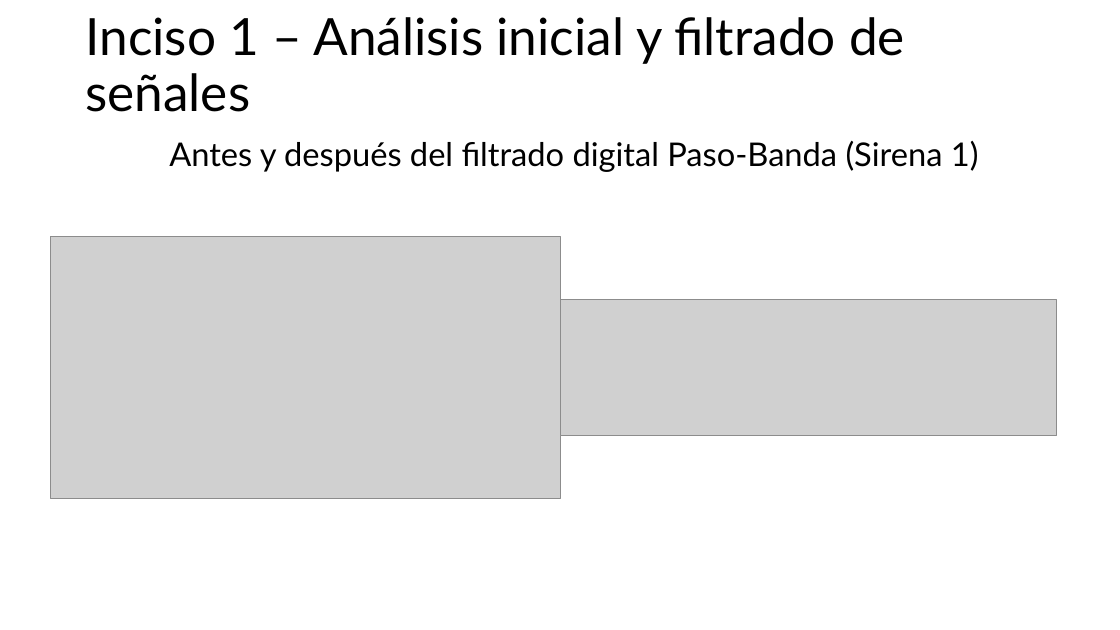
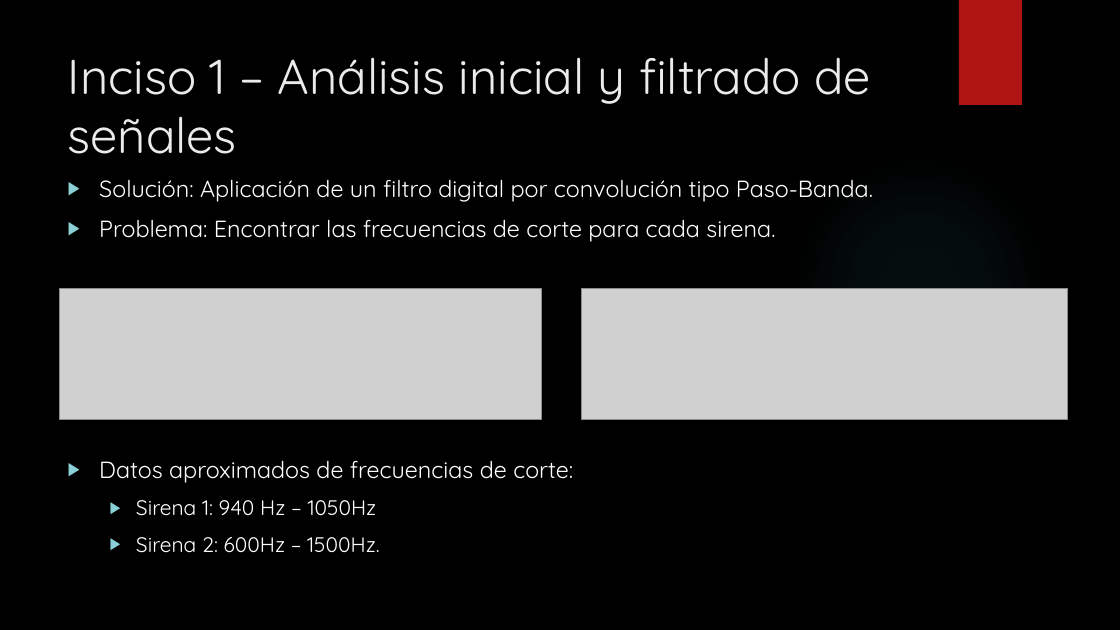
Before and after one commit to pabloDLQ/tp1-analisis-numerico, a slide deck: slide 4 of Presentación/Propuesta TP1 Análisis Numérico.pptx. Drawn at 1120x630 pixels with LibreOffice and Linux fonts; fonts in the diff are those of the drawing; grey boxes stand for pictures; background and template pictures are left out. Boxes give left, top, right and bottom in pixels: in the first picture for what was removed or moved away, otherwise in the second. Text is boxed around its words. In the diff, an @@ line names an element or a change of style, - is before the commit and + after.

Commit message:
Add FFT images, PDFs; remove analizar_item2.py
Replace original siren images with FFT versions, add deliverable and presentation PDFs, and update presentation assets. Changes include: modified Entregable.docx and added Entregable.pdf; removed Imagenes/Sirena1_Original.png and Imagenes/Sirena2_Original.png and added Sirena1_Originalfft.png and Sirena2_Originalfft.png; added Presentación/Guion.docx and Presentación/Guion.pdf; updated Presentación/Propuesta TP1 Análisis Numérico.pptx; and deleted src/analizar_item2.py (obsolete analysis script).

```diff
--- a/Presentación/Propuesta TP1 Análisis Numérico.pptx
+++ b/Presentación/Propuesta TP1 Análisis Numérico.pptx
@@ background #FFFFFF to picture (left out) @@
@@ rectangle added at <box>959,0,1022,105</box>, fill #B01513 @@
@@ title "Inciso 1 – Análisis inicial ..." at <box>68,57,871,154</box>: vertical alignment middle to top @@
@@ title at <box>68,57,871,154</box>: text changed; size 28 to 42 pt; font Lato to Quicksand; text colour #000000 to #EBEBEB @@
-Inciso 1 – Análisis inicial y filtrado de señales
-Antes y después del filtrado digital Paso-Banda (Sirena 1)
+Inciso 1 – Análisis inicial y filtrado de señales
@@ text added at <box>99,179,873,242</box>, 20 pt, text #FFFFFF @@
+▶ Solución: Aplicación de un filtro digital por convolución tipo Paso-Banda.
+▶ Problema: Encontrar las frecuencias de corte para cada sirena.
@@ ellipse added at <box>791,154,1049,413</box>, fill gradient #50B9C1 @@
@@ picture removed at <box>50,236,560,498</box> @@
@@ picture added at <box>60,288,542,419</box> @@
@@ picture: place and size @@
-picture at <box>560,300,1057,436</box>
+picture at <box>581,288,1068,419</box>
@@ text added at <box>99,460,573,553</box>, 18 pt, text #FFFFFF @@
+▶ Datos aproximados de frecuencias de corte:
+  ▶ Sirena 1: 940 Hz – 1050Hz
+  ▶ Sirena 2: 600Hz – 1500Hz.
```
Also in this commit, not shown: 6 other slides changed, 7 slides added, 6 slides removed, 9 other files.
